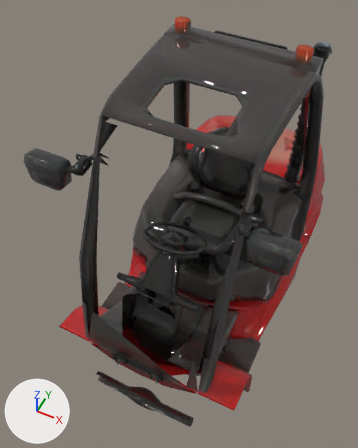
The glTF model public/models/fk-d18.glb: old version first, new version second.
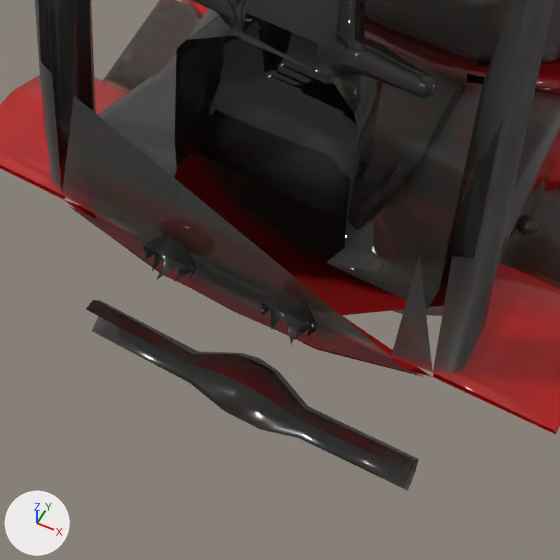
Old and new are each drawn whole from a camera (50 mm lens) standing at (0.73, -0.96, 3.22) and looking at (-0.16, 0.81, 1.01) and again close up on the part from 20% to 66% of the width and 63% to 100% of the height. The lights are fixed; the arrows at lower left show +X, +Y and +Z. The first two pictures are the older version. Vertices at exactly the same position are counted once.

The scene before the commit, as lines of its bpy script (objects in view):
```python
me_tripo_mesh_baf2abcc_fc25_43e3_b005_6cbefaf4c131 = bpy.data.meshes.new('tripo_mesh_baf2abcc-fc25-43e3-b005-6cbefaf4c131')
me_tripo_mesh_baf2abcc_fc25_43e3_b005_6cbefaf4c131.from_pydata(...)  # 3378 vertices, 6466 faces; spans x -0.61..0.61, y -0.02..2.09, z 0.17..2.09
me_tripo_mesh_baf2abcc_fc25_43e3_b005_6cbefaf4c131.materials.append(mat_tripo_material_baf2abcc_fc25_43e3_b005_6cbefaf4c131)
ob_tripo_node_baf2abcc_fc25_43e3_b005_6cbefaf4c131 = bpy.data.objects.new('tripo_node_baf2abcc-fc25-43e3-b005-6cbefaf4c131', me_tripo_mesh_baf2abcc_fc25_43e3_b005_6cbefaf4c131)
ob_tripo_node_baf2abcc_fc25_43e3_b005_6cbefaf4c131.location = (0.0, 0.0, 0.0)
```
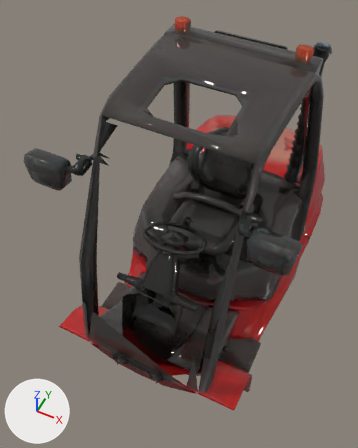
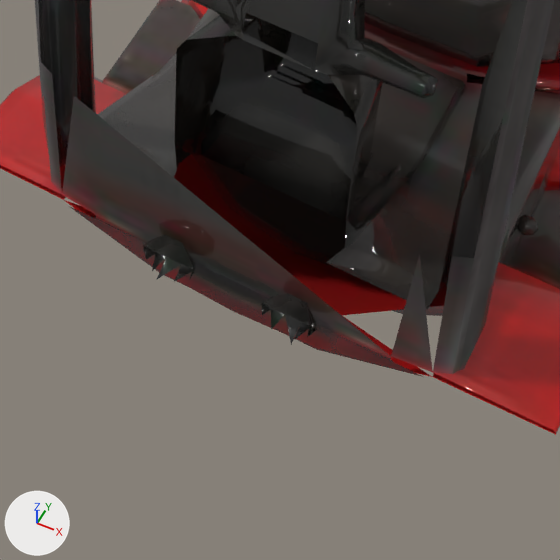
The edits, one by one:
me_tripo_mesh_baf2abcc_fc25_43e3_b005_6cbefaf4c131 is used by ob_tripo_node_baf2abcc_fc25_43e3_b005_6cbefaf4c131; location (0.0, 0.0, 0.0).
me_tripo_mesh_baf2abcc_fc25_43e3_b005_6cbefaf4c131 had 3378 vertices, 6466 faces and spanned x -0.61..0.61, y -0.02..2.09, z 0.17..2.09.
me_tripo_mesh_baf2abcc_fc25_43e3_b005_6cbefaf4c131 now has 3106 vertices, 5951 faces and spans x -0.61..0.61, y -0.02..2.09, z 0.17..2.09.
me_tripo_mesh_baf2abcc_fc25_43e3_b005_6cbefaf4c131 part 1: the loose piece of 40 vertices spanning x -0.32..0.32, y -0.01..0.07, z 0.25..0.4 is deleted.
Other edits to the shape of me_tripo_mesh_baf2abcc_fc25_43e3_b005_6cbefaf4c131 do not show in these pictures.

Where the change shows, as pixel boxes (x1, y1, x2, y2) in the close-ups (560 x 560 px):
'tripo_node_baf2abcc-fc25-43e3-b005-6cbefaf4c131', reshaped
    before: (0, 0, 560, 491)
    after: (0, 0, 560, 435)
part 1 of me_tripo_mesh_baf2abcc_fc25_43e3_b005_6cbefaf4c131, deleted
    before: (86, 300, 418, 491)
